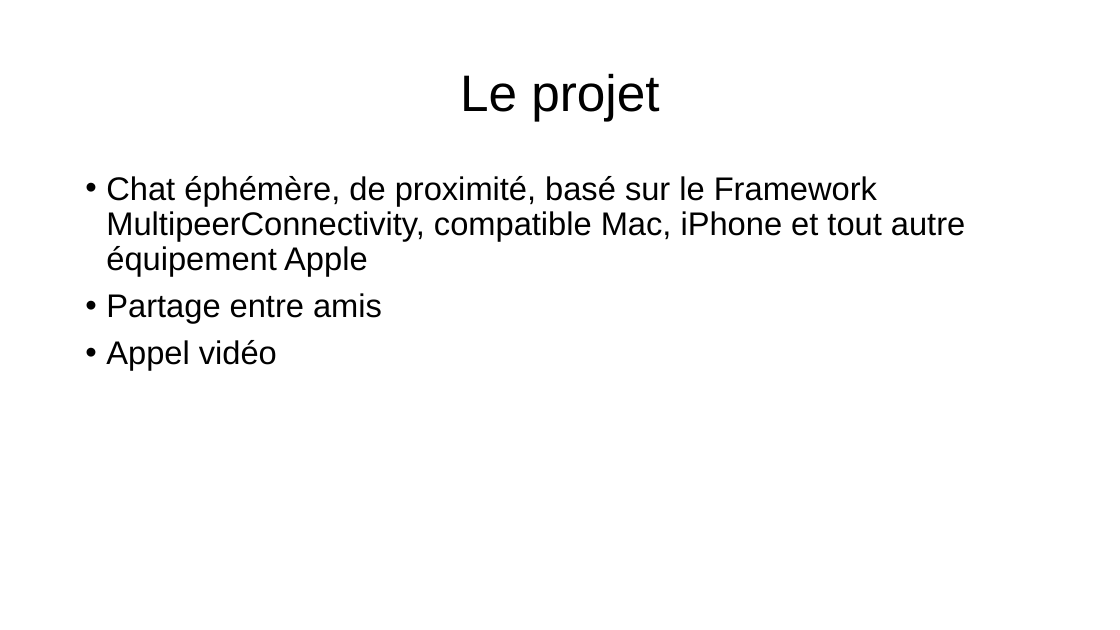
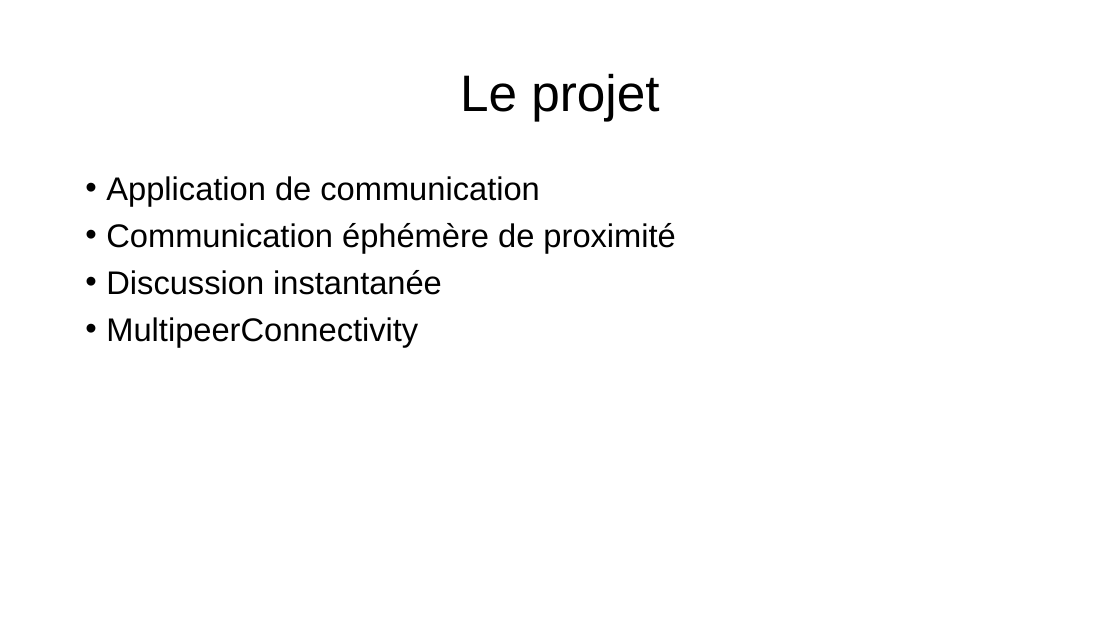
Before and after one commit to 0nza1101/Connect, a slide deck: slide 2 of Ressources/presentation_projet_connect.pptx. Drawn at 1120x630 pixels with LibreOffice and Linux fonts; fonts in the diff are those of the drawing. Boxes give left, top, right and bottom in pixels: in the first picture for what was removed or moved away, otherwise in the second. Text is boxed around its words. In the diff, an @@ line names an element or a change of style, - is before the commit and + after.

```diff
--- a/Ressources/presentation_projet_connect.pptx
+++ b/Ressources/presentation_projet_connect.pptx
@@ text at box(106, 176, 675, 346): text changed @@
-• Chat éphémère, de proximité, basé sur le Framework MultipeerConnectivity, compatible Mac, iPhone et tout autre équipement Apple
-• Partage entre amis
-• Appel vidéo
+• Application de communication
+• Communication éphémère de proximité
+• Discussion instantanée
+• MultipeerConnectivity
```
Also in this commit, not shown: 3 other slides changed, 1 slide added, 5 slides removed.
